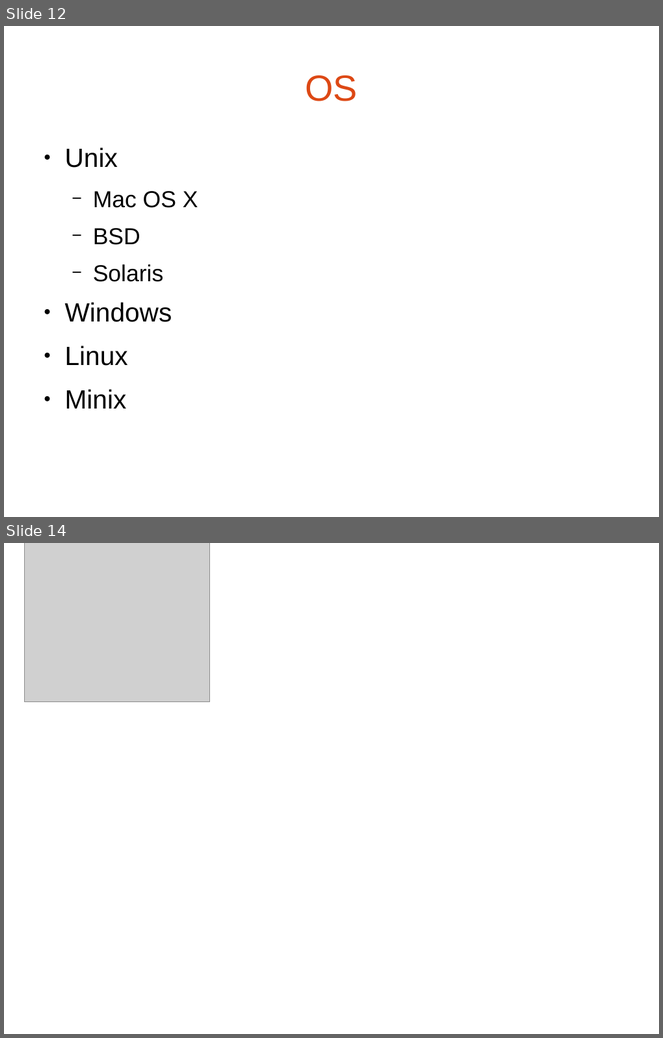
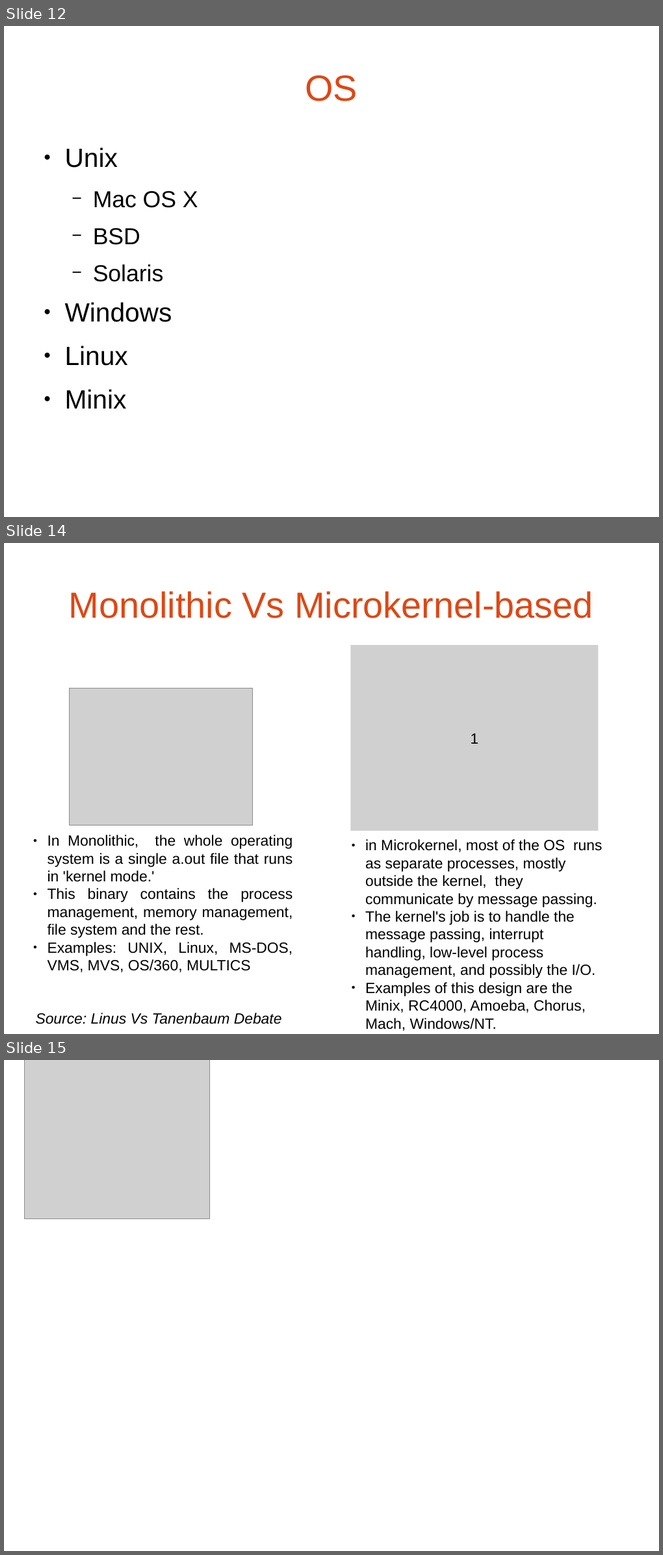
Before and after one commit to bagustris/TIK, a slide deck: tik-2.odp. Shown one above the other, each under a label of ours: slides 12 and 14 before the commit, slides 12, 14 and 15 after it; the slides between them are not shown. The pictures are 663x1038 and 663x1555 pixels, drawn with LibreOffice and Linux fonts; fonts in the diff are those of the drawing; grey boxes stand for pictures; background and template pictures are left out. Boxes give left, top, right and bottom in pixels: in the first picture for what was removed or moved away, otherwise in the second. Text is boxed around its words. In the diff, an @@ line names an element or a change of style, - is before the commit and + after.

```diff
--- a/tik-2.odp
+++ b/tik-2.odp
@@ slide 14 added at (4,543,659,1034), background #FFFFFF @@
@@ title added at (69,591,593,618), 44 pt, text #DD4814 @@
+Monolithic Vs Microkernel-based
@@ picture added at (350,645,599,831), 18 pt, text #000000 @@
+1
@@ picture added at (70,688,252,825) @@
@@ text added at (48,835,293,973), 18 pt, text #000000 @@
+● In Monolithic, the whole operating system is a single a.out file that runs in 'kernel mode.'
+● This binary contains the process management, memory management, file system and the rest.
+● Examples: UNIX, Linux, MS-DOS, VMS, MVS, OS/360, MULTICS
@@ text added at (365,839,602,1031), 18 pt, text #000000 @@
+● in Microkernel, most of the OS runs as separate processes, mostly outside the kernel, they communicate by message passing.
+● The kernel's job is to handle the message passing, interrupt handling, low-level process management, and possibly the I/O.
+● Examples of this design are the Minix, RC4000, Amoeba, Chorus, Mach, Windows/NT.
@@ text added at (36,1013,282,1025), 18 pt, text #000000, italic @@
+Source: Linus Vs Tanenbaum Debate
@@ what was slide 14 is now slide 15 @@
```
Also in this commit, not shown: 3 slides changed, 1 other slide added, 1 slide removed.
